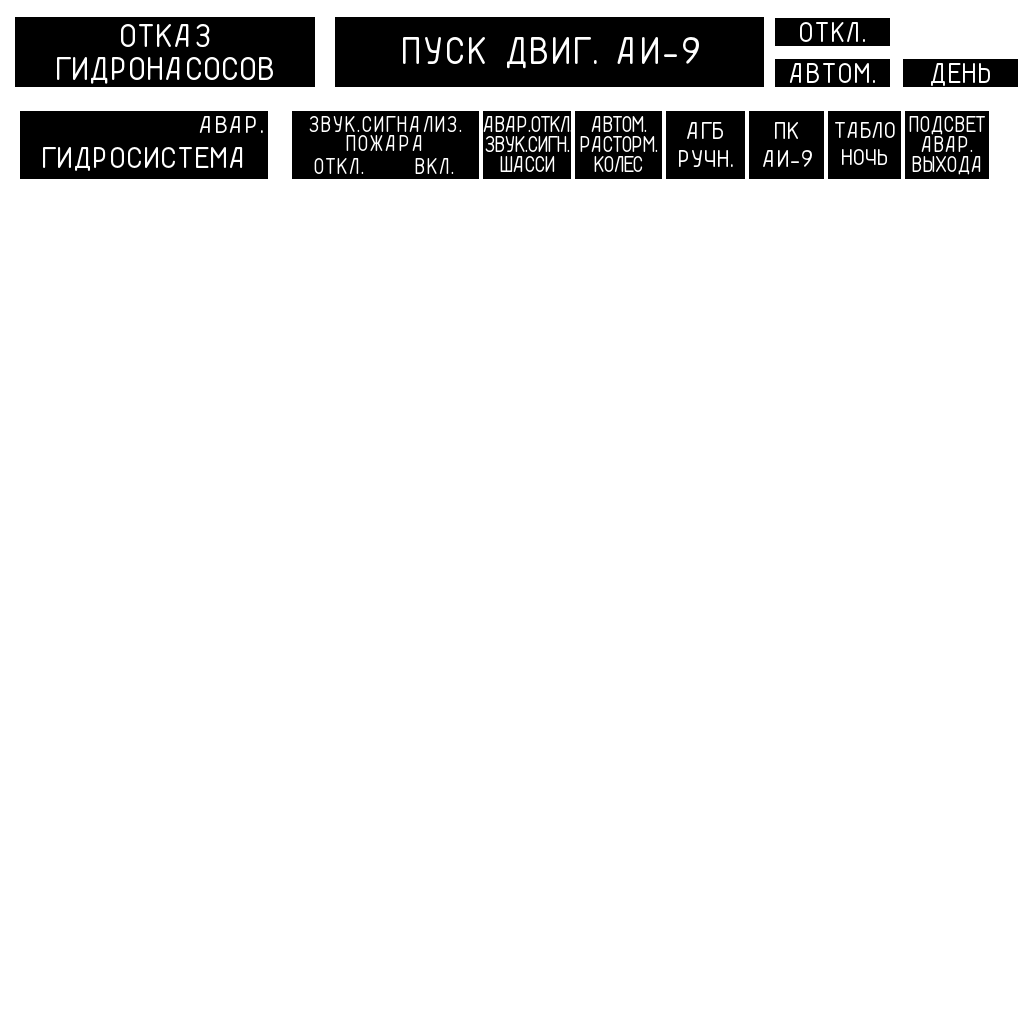
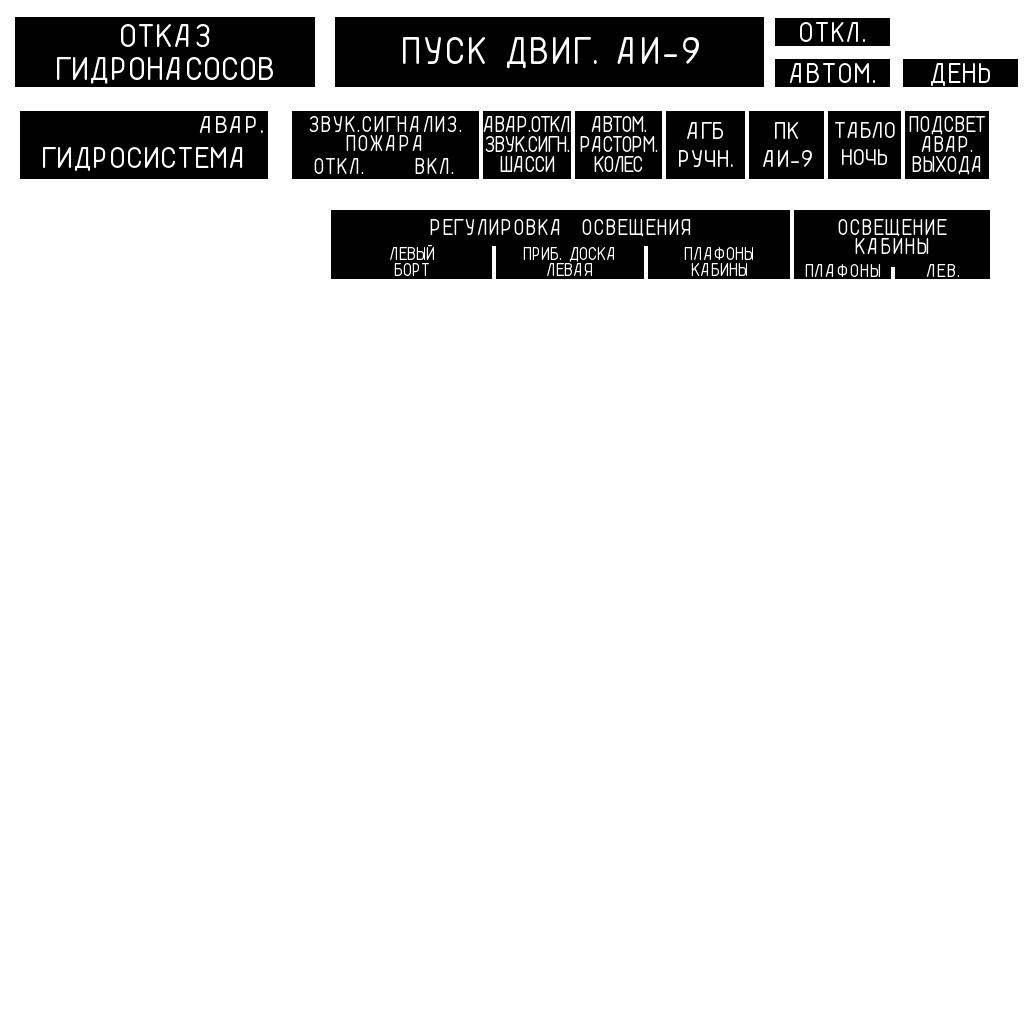
Layers edited between the first and the second 1024 × 1024 image:
added layer "ЛЕВ." above "ПЛАФОНЫ ..." over [926, 264, 960, 277]
added layer "ПЛАФОНЫ ..." above "ПРИБ. ДОСКА ..." over [684, 247, 754, 276]
added layer "ПРИБ. ДОСКА ..." above "ЛЕВЫЙ ..." over [523, 247, 615, 276]
added layer "ЛЕВЫЙ ..." above "ПЛАФОНЫ" over [390, 244, 435, 276]
added layer "ПЛАФОНЫ" above "РЕГУЛИРОВКА ОСВЕЩЕНИЯ ..." over [805, 264, 881, 277]
added layer "РЕГУЛИРОВКА ОСВЕЩЕНИЯ ..." above "ОСВЕЩЕНИЕ ..." over [430, 219, 691, 237]
added layer "ОСВЕЩЕНИЕ ..." above "ДЕНЬ" over [838, 219, 947, 254]
added layer "exterior_Plane.108.tga" above "Копия exterior_Plane.108.tga" over [331, 210, 990, 279]
added layer "Копия exterior_Plane.108.tga" above "Новый слой#2" over [331, 210, 990, 279]
